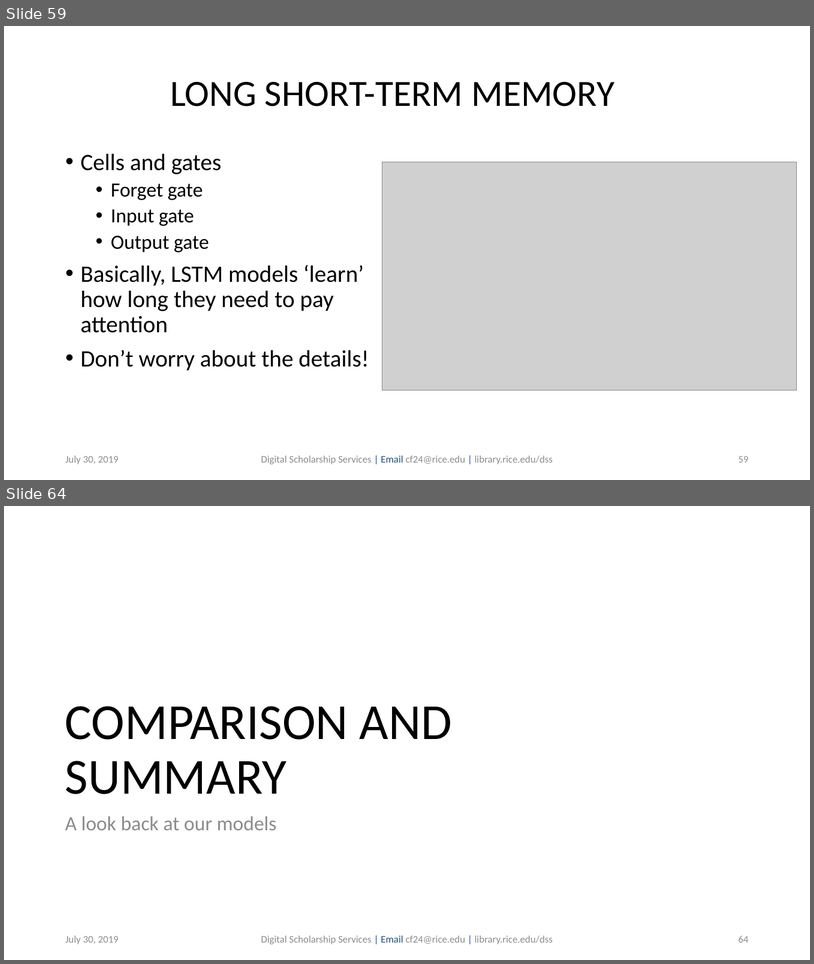
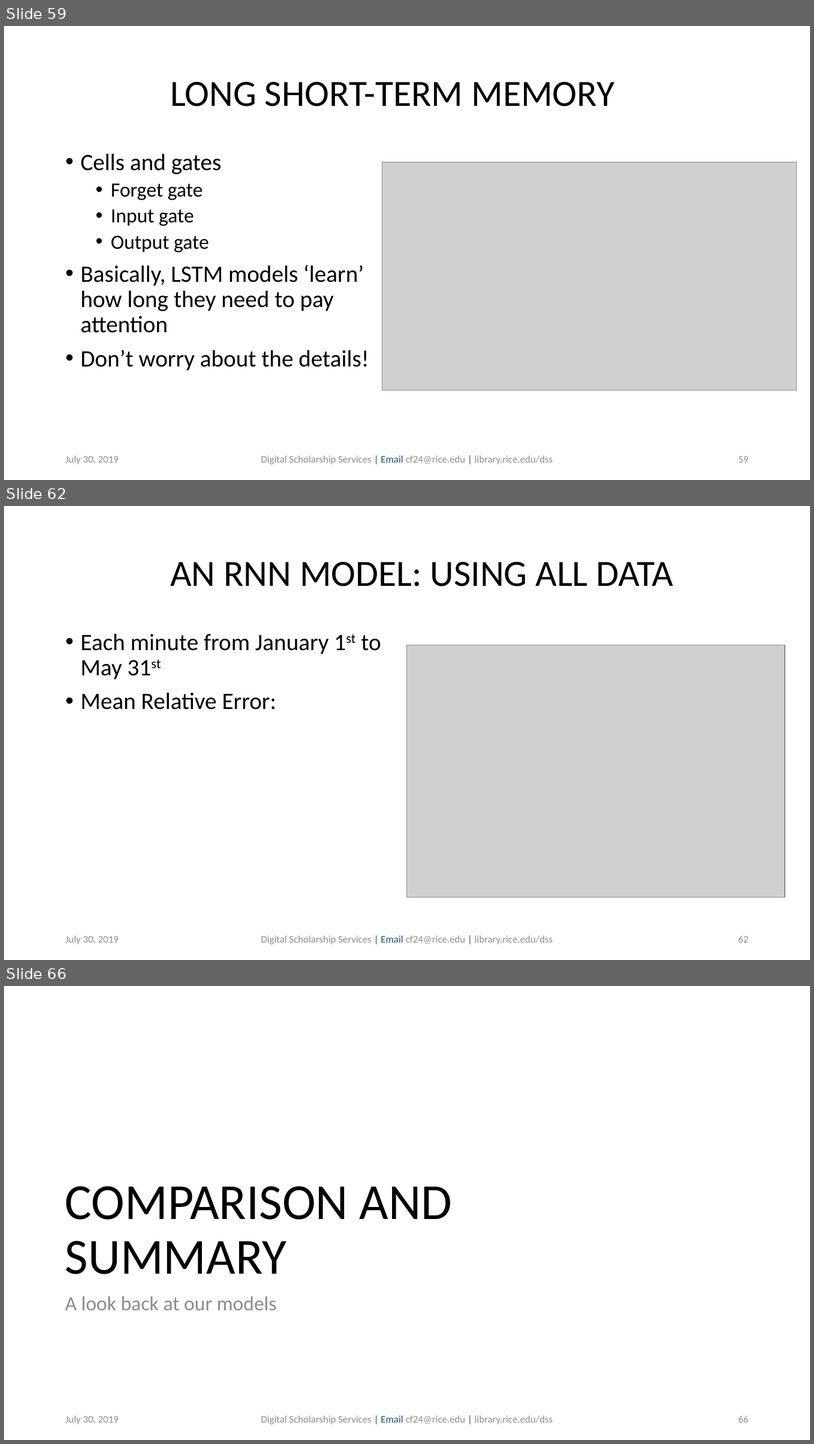
Before and after one commit to bakitybacon/rice-data-and-donuts, a slide deck: tsa/Introduction to Time Series Analysis.pptx. Shown one above the other, each under a label of ours: slides 59 and 64 before the commit, slides 59, 62 and 66 after it; the slides between them are not shown. The pictures are 814x964 and 814x1444 pixels, drawn with LibreOffice and Linux fonts; fonts in the diff are those of the drawing; grey boxes stand for pictures; background and template pictures are left out. Boxes give left, top, right and bottom in pixels: in the first picture for what was removed or moved away, otherwise in the second. Text is boxed around its words. In the diff, an @@ line names an element or a change of style, - is before the commit and + after.

Commit message:
model comparisons and stuff

```diff
--- a/tsa/Introduction to Time Series Analysis.pptx
+++ b/tsa/Introduction to Time Series Analysis.pptx
@@ slide 62 added at (x1=4, y1=506, x2=810, y2=960), background #FFFFFF @@
@@ title added at (x1=170, y1=562, x2=674, y2=586), 44 pt, text #000000 @@
+AN RNN MODEL: USING ALL DATA
@@ text added at (x1=81, y1=633, x2=381, y2=709), 28 pt, text #000000 @@
+• Each minute from January 1st to May 31st
+• Mean Relative Error:
@@ picture added at (x1=408, y1=645, x2=786, y2=897) @@
@@ text added at (x1=65, y1=935, x2=119, y2=944), 12 pt, text #8C8C8C @@
+July 30, 2019
@@ text added at (x1=261, y1=935, x2=553, y2=944), 12 pt, text #8C8C8C @@
+Digital Scholarship Services | Email cf24@rice.edu | library.rice.edu/dss
@@ page number added at (x1=738, y1=936, x2=749, y2=942), 12 pt, text #8C8C8C @@
+62
@@ what was slide 64 is now slide 66 @@
@@ page number at (x1=738, y1=1416, x2=749, y2=1422): text changed @@
-64
+66
```
Also in this commit, not shown: 8 slides changed, 8 other slides added.
